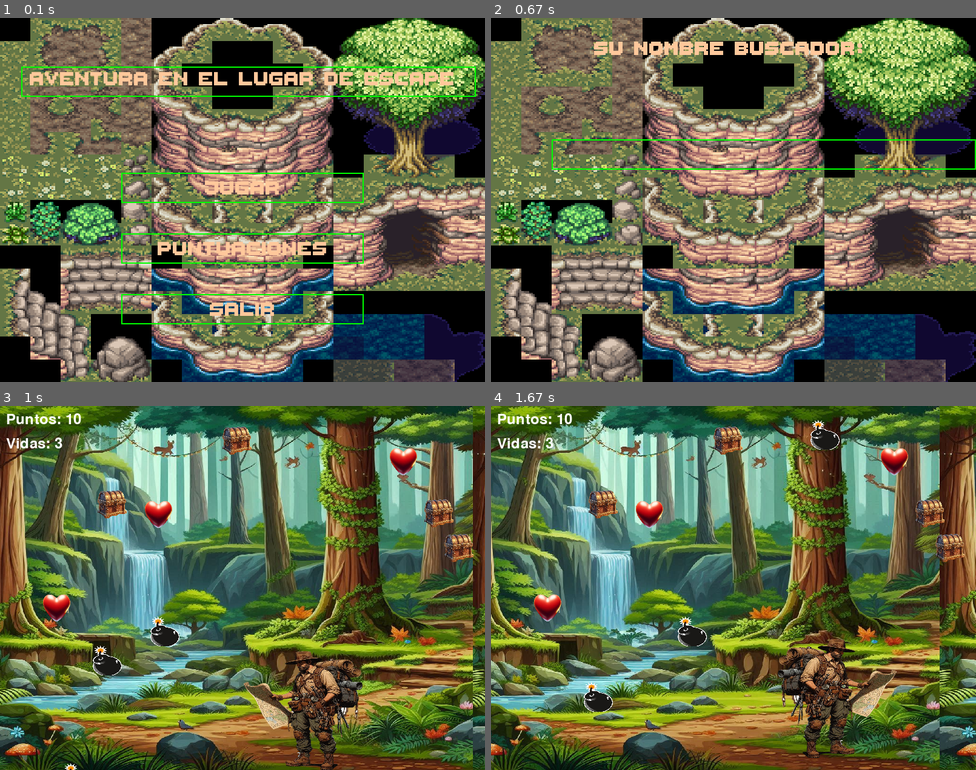
Above: before the commit, frames 1-4 (two rows, left to right).
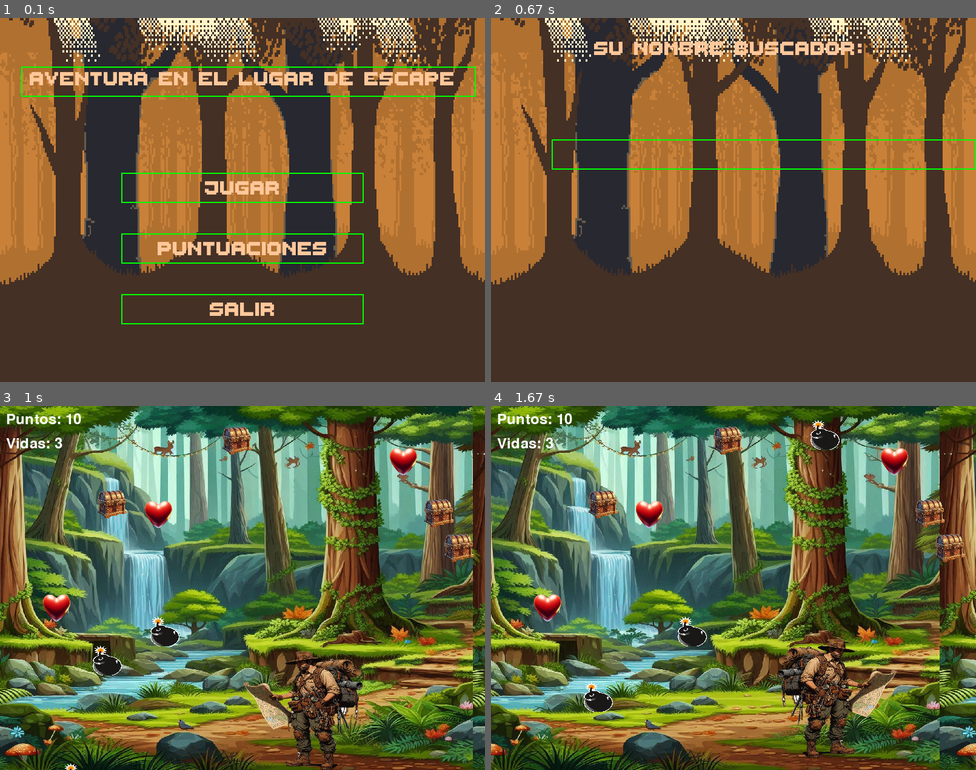
Above: after the commit, the same moments.

Repository: juan-amarilla/juego_pygame
Game: pygame game, started from iniciar_juego.py
The game is run twice, just before and just after one commit, with the same random seed, the same clock (stepped at 60 frames per second) and the same inputs.
Inputs:
- Up to frame 1 (0.1 s): no input
- Up to frame 2 (0.67 s): click "Jugar" at 0.43 s
- Up to frame 3 (1 s): tap Enter at 0.67 s
- Up to frame 4 (1.67 s): hold Right 1-1.47 s; hold Up from 1.55 s (still down)

The runs differ from the first frame. In frame 1, 92% of the frame differs, in the area x 0-100%, y 0-100%; in frame 2, 95%; in frame 3, nothing differs; in frame 4, nothing differs.

Commit message:
Arreglos

Diff:
--- a/constantes_inicio.py
+++ b/constantes_inicio.py
@@ -22,7 +22,7 @@
     "COLOR_FONDO": (0, 0, 0)
 }
 
-IMAGENES = {
+IMAGENES_FONDO = {
     "PRIMER": pygame.transform.scale(pygame.image.load("recursos_menu/imagenes/imagen_menu/uno.png"), (800, 600)),
     "SEGUNDO": pygame.transform.scale(pygame.image.load("recursos_menu/imagenes/imagen_menu/dos.png"), (800, 600)),
     "TERCER": pygame.transform.scale(pygame.image.load("recursos_menu/imagenes/imagen_menu/tres.png"), (800, 600)),
--- a/funciones_archivos.py
+++ b/funciones_archivos.py
@@ -1,7 +1,7 @@
 # pylint: disable=no-member
 import pygame
-from constantes_inicio import *
-from funciones_menu import *
+from constantes_inicio import SONIDO_TECLADO_MENU
+from funciones_pantalla import colocar_puntuaciones
 
 
 def leer_archivo(ruta: str, ejecutar: bool, vertical: int, posicion: int) -> None:
@@ -18,16 +18,10 @@
     None
     """
 
-    # condicion = 1
-
     with open(ruta, "r", encoding="utf-8") as archivo:
         lineas = archivo.readlines()
 
     while ejecutar:
-
-        # colocar_fondo(condicion)
-        colocar_texto("Puntuaciones: ", 400, 100)
-        colocar_texto("Pulse -> Esc -- para volver al menu", 400, 50)
 
         for evento in pygame.event.get():
 
@@ -40,14 +34,7 @@
                     SONIDO_TECLADO_MENU.play()
                     ejecutar = False
 
-        for indice, linea in enumerate(lineas):
-            texto = TIPO_FUENTE.render(
-                linea.strip(), True, COLORES["COLOR_TEXTO"])
-            PANTALLA.blit(texto, (400 - texto.get_width() // 2,
-                          vertical + indice * posicion - texto.get_height() // 2))
-
-        pygame.display.flip()
-        pygame.time.Clock().tick(60)
+        colocar_puntuaciones(lineas, vertical, posicion)
 
     return ejecutar
 
--- a/funciones_ciclo_principal.py
+++ b/funciones_ciclo_principal.py
@@ -1,10 +1,10 @@
 # pylint: disable=no-member
 import pygame
-from constantes_inicio import *
-from funciones_archivos import leer_archivo
-from funciones_menu import *
+from constantes_inicio import SONIDO_TECLADO_MENU, IMAGENES_FONDO
+from funciones_menu import PANTALLA, COLORES
 from funciones_juego import iniciar_juego, mostrar_puntuaciones
 from constantes_juego import FONDO, FONDO_1, FONDO_2, ALTO, ANCHO
+from funciones_pantalla import colocar_menu, colocar_nombre_pantalla
 
 
 def eleccion(opcion: int, ejecutar: bool) -> bool:
@@ -33,7 +33,7 @@
     elif opcion == 1:
         SONIDO_TECLADO_MENU.play()
         mostrar_puntuaciones(PANTALLA, "puntuaciones.json", ANCHO,
-                             ALTO, COLORES["COLOR_TEXTO"], COLORES["COLOR_FONDO"])
+                             ALTO, COLORES["COLOR_TEXTO"], IMAGENES_FONDO["PRIMER"])
 
     elif opcion == 2:
         SONIDO_TECLADO_MENU.play()
@@ -55,12 +55,12 @@
     pygame.mixer.music.stop()  # Detiene cualquier música que estuviera sonando
     pygame.mixer.music.load("recursos_menu/musica/musica_menu/ambient 9.mp3")
     pygame.mixer.music.play(-1)  # Reproduce la música del menú en bucle
-    condicion = 1
 
     while ejecutar:
 
-        # Redibuja el fondo para limpiar la pantalla
-        PANTALLA.blit(FONDO_MENU, (0, 0))
+        # # Redibuja el fondo para limpiar la pantalla
+        # PANTALLA.blit(FONDO_MENU, (0, 0))
+
         for evento in pygame.event.get():
 
             if evento.type == pygame.QUIT:
@@ -75,13 +75,7 @@
 
                         if rectangulo.collidepoint(x, y):
                             ejecutar = eleccion(i, ejecutar)
-
-        # colocar_fondo(condicion)
-        colocar_rectangulo(35, 80, 750, 50)
-        colocar_texto(TITULO, 400, 100)
-        rectangulos = colocar_opciones()
-        pygame.display.flip()
-        pygame.time.Clock().tick(5)
+        rectangulos = colocar_menu()
 
     return ejecutar
 
@@ -97,13 +91,10 @@
     Returna True si sigue iterando o False si deja de iterar
     """
 
-    condicion = 1
     nombre = ""
     ejecutar = True
 
     while ejecutar:
-
-        # colocar_fondo(condicion)
 
         for evento in pygame.event.get():
 
@@ -124,14 +115,6 @@
                     SONIDO_TECLADO_MENU.play()
                     nombre += evento.unicode
 
-        colocar_texto("Su nombre buscador: ", 400, 50)
-        rectangulo = pygame.Rect(100, 200, 700, 50)
-        pygame.draw.rect(PANTALLA, COLORES["COLOR_RECTANGULO"], rectangulo, 2)
-
-        nombre_a_colocar = TIPO_FUENTE.render(
-            nombre, True, COLORES["COLOR_TEXTO"])
-        PANTALLA.blit(nombre_a_colocar, (rectangulo.x + 5, rectangulo.y + 5))
-
-        pygame.display.flip()
+        nombre = colocar_nombre_pantalla(nombre)
 
     return nombre
--- a/funciones_juego.py
+++ b/funciones_juego.py
@@ -3,9 +3,8 @@
 import random
 from funciones_lectura_json import leer_objetos, guardar_datos
 from clases_juego import Jugador, Objeto
-from constantes_juego import SONIDO_BOMBA, SONIDO_TESORO, SONIDO_VIDA, BOMBAS_MAX, ALTO, ANCHO, NOMBRE_JUEGO
+from constantes_juego import SONIDO_BOMBA, SONIDO_TESORO, SONIDO_VIDA, BOMBAS_MAX, ALTO, ANCHO, NOMBRE_JUEGO, FONDO_ANCHO, VELOCIDAD_FONDO
 from colores_juego import BLANCO, VERDE, ROJO
-from constantes_juego import ANCHO, ALTO, NOMBRE_JUEGO, FONDO, FONDO_1, FONDO_2, FONDO_ANCHO, VELOCIDAD_FONDO
 import json
 
 
@@ -304,20 +303,7 @@
         bombas_activas.append(nueva_bomba)
 
 
-def mostrar_puntuaciones(pantalla, archivo_json, ANCHO, ALTO, COLOR_TEXTO, COLOR_FONDO):
-    """
-    Muestra las puntuaciones almacenadas en un archivo JSON.
-
-    Args:
-        pantalla (pygame.Surface): Superficie de la pantalla.
-        archivo_json (str): Nombre del archivo JSON.
-        ANCHO (int): Ancho de la pantalla.
-        ALTO (int): Alto de la pantalla.
-        COLOR_TEXTO (tuple): Color del texto (RGB).
-        COLOR_FONDO (tuple): Color del fondo (RGB).
-    """
-    import json
-    import pygame
+def mostrar_puntuaciones(pantalla, archivo_json, ANCHO, ALTO, COLOR_TEXTO, IMAGENES_FONDO):
 
     # Cargar las puntuaciones desde el archivo JSON
     try:
@@ -335,7 +321,7 @@
     fuente_texto = pygame.font.Font(None, 36)
 
     # Dibujar el fondo
-    pantalla.fill(COLOR_FONDO)
+    pantalla.blit(IMAGENES_FONDO, (0, 0))
 
     # Mostrar título
     texto_titulo = fuente_titulo.render("Puntuaciones", True, COLOR_TEXTO)
--- /dev/null
+++ b/funciones_pantalla.py
@@ -0,0 +1,94 @@
+# pylint: disable=no-member
+import pygame
+from funciones_menu import (
+    colocar_rectangulo, colocar_texto, colocar_opciones)
+from constantes_inicio import (
+    TITULO, TIPO_FUENTE, COLORES, PANTALLA, IMAGENES_FONDO)
+
+
+def colocar_fondo(condicion: int) -> None:
+    """
+    Coloca el fondo de imagen dependiendo de la condicion
+
+    Args:
+    condicion(int)
+
+    Returns:
+    None
+    """
+
+    if condicion == 1:
+
+        PANTALLA.blit(IMAGENES_FONDO['PRIMER'], (0, 0))
+        PANTALLA.blit(IMAGENES_FONDO['SEGUNDO'], (0, 0))
+        PANTALLA.blit(IMAGENES_FONDO['TERCER'], (0, 0))
+        PANTALLA.blit(IMAGENES_FONDO['CUARTO'], (0, -180))
+
+
+def colocar_menu() -> list:
+    """
+    Coloca el fondo de imagen de menu
+
+    Args:
+    None
+
+    Returns:
+    Retorna los rectangulos necesarios para decorar el menu
+    """
+
+    colocar_fondo(1)
+    colocar_rectangulo(35, 80, 750, 50)
+    colocar_texto(TITULO, 400, 100)
+    rectangulos = colocar_opciones()
+    pygame.display.flip()
+    pygame.time.Clock().tick(5)
+
+    return rectangulos
+
+
+def colocar_puntuaciones(lineas: list, vertical: int, posicion: int) -> None:
+    """
+    Coloca el fondo de imagen de puntuaciones
+
+    Args:
+    lineas(list)
+    vertical(int)
+    posicion(int)
+
+    Returns:
+    None
+    """
+
+    colocar_fondo(1)
+
+    for indice, linea in enumerate(lineas):
+        texto = TIPO_FUENTE.render(linea.strip(), True, COLORES["COLOR_TEXTO"])
+        PANTALLA.blit(texto, (400 - texto.get_width() // 2,
+                      vertical + indice * posicion - texto.get_height() // 2))
+
+    colocar_texto("Puntuaciones: ", 400, 100)
+    colocar_texto("Pulse -> Esc -- para volver al menu", 400, 50)
+    pygame.display.flip()
+    pygame.time.Clock().tick(60)
+
+
+def colocar_nombre_pantalla(nombre) -> None:
+    """
+    Coloca el fondo de imagen de ingresar nombre
+
+    Args:
+    nombre(str)
+
+    Returns:
+    Retorna el nombre ingresado mostrado en la pantalla
+    """
+
+    colocar_fondo(1)
+    colocar_texto("Su nombre buscador: ", 400, 50)
+    rectangulo = pygame.Rect(100, 200, 700, 50)
+    pygame.draw.rect(PANTALLA, COLORES["COLOR_RECTANGULO"], rectangulo, 2)
+    nombre_a_colocar = TIPO_FUENTE.render(nombre, True, COLORES["COLOR_TEXTO"])
+    PANTALLA.blit(nombre_a_colocar, (rectangulo.x + 5, rectangulo.y + 5))
+    pygame.display.flip()
+
+    return nombre
--- a/puntuaciones.json
+++ b/puntuaciones.json
@@ -1,44 +1,14 @@
 [
-    {
-        "nombre": "orisns",
-        "estado": "perdiste",
-        "puntos": 0,
-        "vidas": 0
-    },
-    {
-        "nombre": "danellys",
-        "estado": "ganaste",
-        "puntos": 50,
-        "vidas": 5
-    },
-    {
-        "nombre": "orina\u001b\u001b\u001b\u001b\u001b\u001b\u001b\u001b",
-        "estado": "perdiste",
-        "puntos": 10,
-        "vidas": 0
-    },
-    {
-        "nombre": "danellys",
-        "estado": "ganaste",
-        "puntos": 50,
-        "vidas": 5
-    },
     {
         "nombre": "oriana",
         "estado": "ganaste",
         "puntos": 50,
-        "vidas": 2
+        "vidas": 6
     },
     {
-        "nombre": "oriana",
-        "estado": "ganaste",
-        "puntos": 50,
-        "vidas": 1
-    },
-    {
-        "nombre": "oriana",
-        "estado": "ganaste",
-        "puntos": 50,
-        "vidas": 4
+        "nombre": "danallys",
+        "estado": "perdiste",
+        "puntos": 20,
+        "vidas": 0
     }
 ]
--- a/puntuaciones.txt
+++ /dev/null
@@ -1,2 +0,0 @@
-ju --- 0
-ju --- 0
